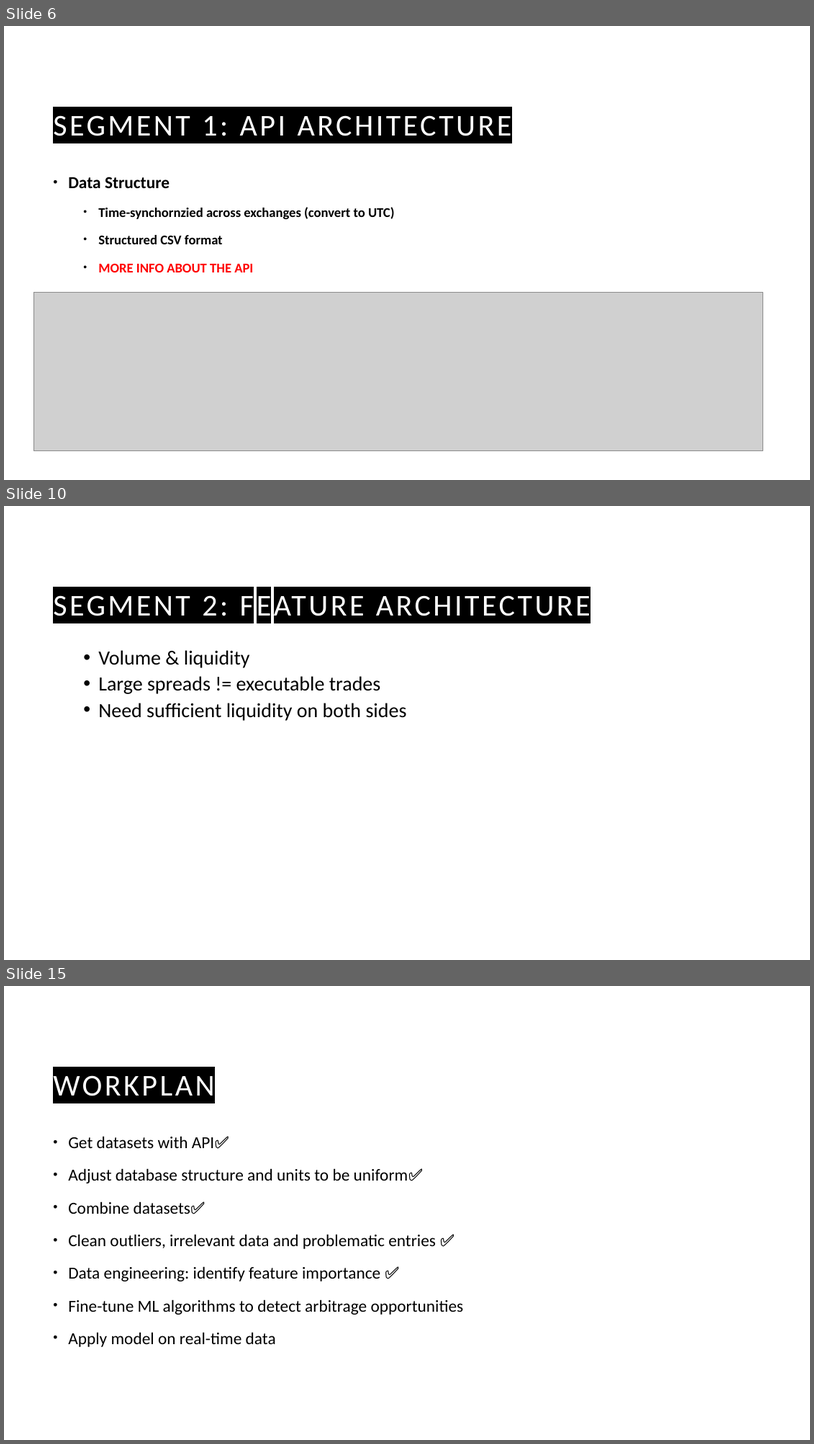
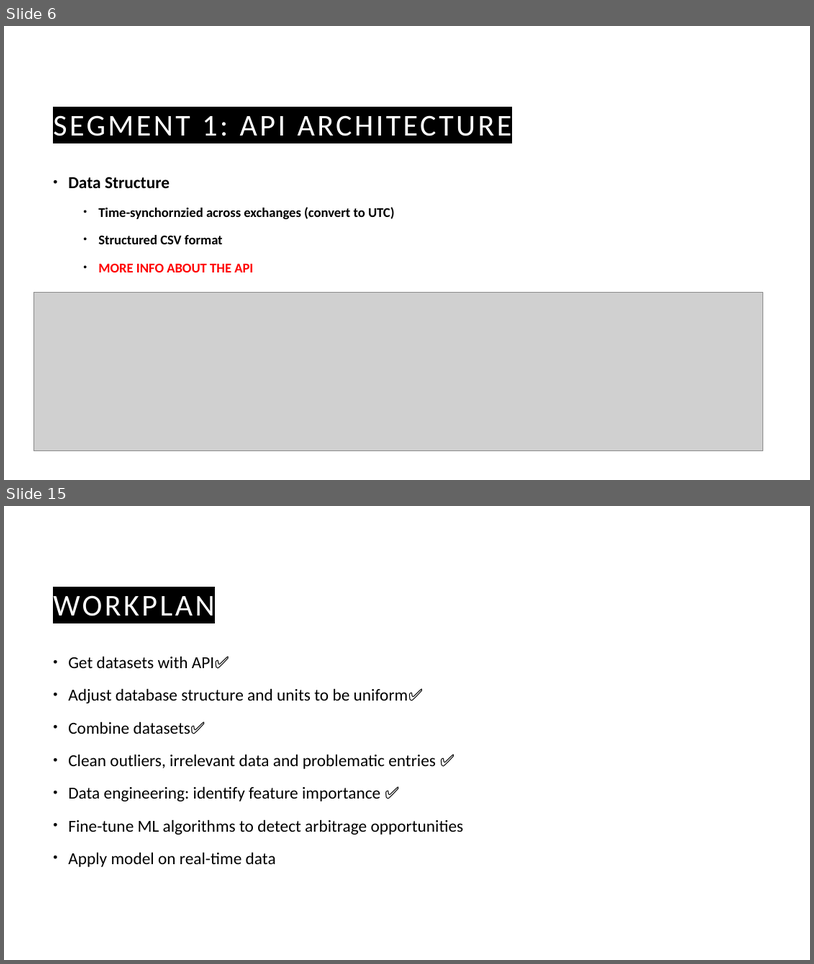
Before and after one commit to guyHarem/TAU_DS_Project, a slide deck: Presentations/Cryto Arbitrage P2.pptx. Shown one above the other, each under a label of ours: slides 6, 10 and 15 before the commit, slides 6 and 15 after it; the slides between them are not shown. The pictures are 814x1444 and 814x964 pixels, drawn with LibreOffice and Linux fonts; fonts in the diff are those of the drawing; grey boxes stand for pictures; background and template pictures are left out. Boxes give left, top, right and bottom in pixels: in the first picture for what was removed or moved away, otherwise in the second. Text is boxed around its words. In the diff, an @@ line names an element or a change of style, - is before the commit and + after.

```diff
--- a/Presentations/Cryto Arbitrage P2.pptx
+++ b/Presentations/Cryto Arbitrage P2.pptx
@@ slide 10 removed at (4, 506, 810, 960), background picture (left out) @@
@@ title removed at (53, 590, 591, 623) @@
-SEGMENT 2: FEATURE ARCHITECTURE
@@ text removed at (98, 650, 407, 721) @@
-  • Volume & liquidity
-  • Large spreads != executable trades
-  • Need sufficient liquidity on both sides
```
Also in this commit, not shown: 6 slides changed, 2 slides added, 1 other slide removed, 2 other files.
